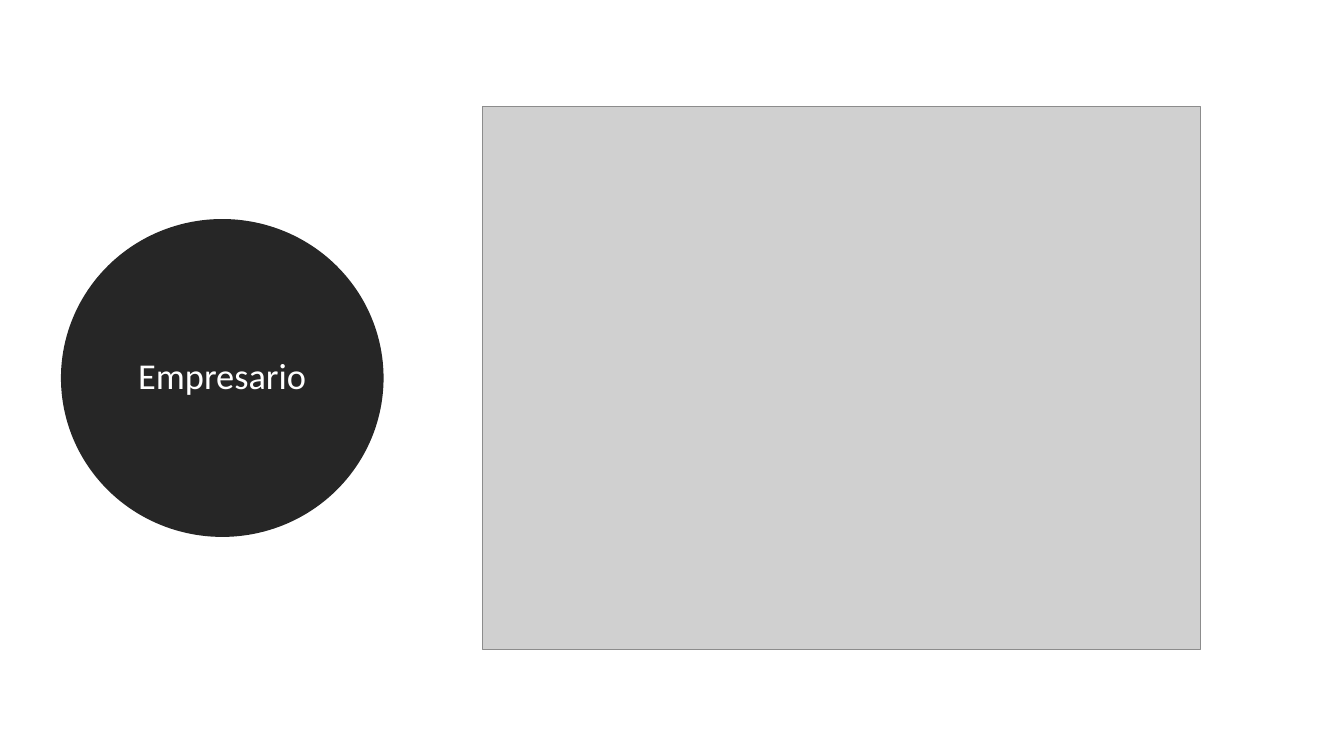
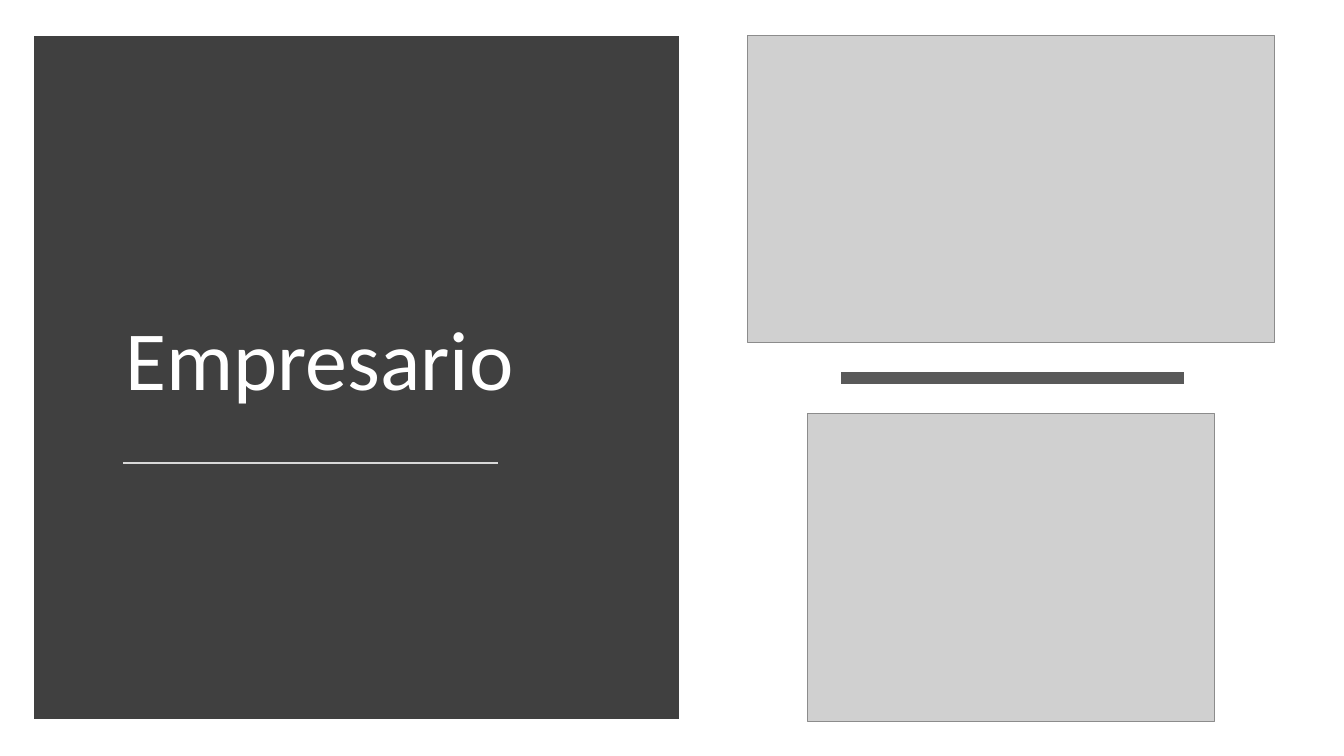
Before and after one commit to giraudgabriel/Projeto-Antenas, a slide deck: slide 42 of diagramas/Requisitos.pptx (slide 41 before the commit). Drawn at 1344x756 pixels with LibreOffice and Linux fonts; fonts in the diff are those of the drawing; grey boxes stand for pictures. Boxes give left, top, right and bottom in pixels: in the first picture for what was removed or moved away, otherwise in the second. Text is boxed around its words. In the diff, an @@ line names an element or a change of style, - is before the commit and + after.

```diff
--- a/diagramas/Requisitos.pptx
+++ b/diagramas/Requisitos.pptx
@@ rectangle added at (41,43,673,713), fill #404040, outline #404040 10 pt @@
@@ picture added at (748,35,1275,343) @@
@@ ellipse "Empresario": place and size @@
-ellipse "Empresario" at (71,229,374,527)
+ellipse "Empresario" at (27,125,631,464)
@@ ellipse "Empresario" at (27,125,631,464): size 26 to 60 pt; alignment centre to left; vertical alignment middle to bottom; fill #262626 to none; outline #262626 13.75 pt to none @@
@@ line added from (841, 378) to (1184, 378), #595959 8 pt @@
@@ picture: place and size @@
-picture at (483,106,1201,649)
+picture at (809,413,1215,722)
@@ line added from (123, 464) to (498, 464), #D9D9D9 1.75 pt @@
```
Also in this commit, not shown: 18 other slides changed, 1 slide added, 1 slide removed, 1 other file.
